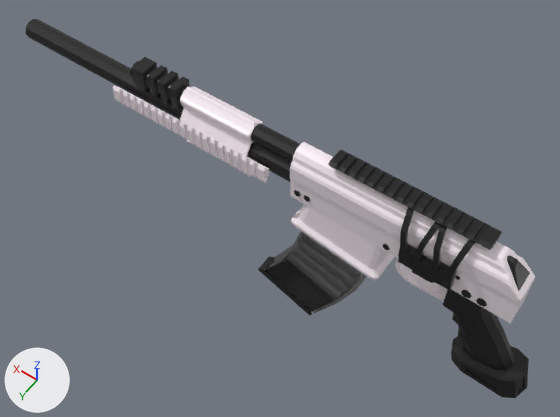
An edit to the Blender file Weapons/Saiga12.blend, drawn before and after from the same camera.
The view is the same before and after, from a 50 mm camera at (-3.13, 4.74, 7.5) aimed at (0.35, -0.13, -0.15). Arrows for +X, +Y and +Z are at lower left; the lights stay in place.
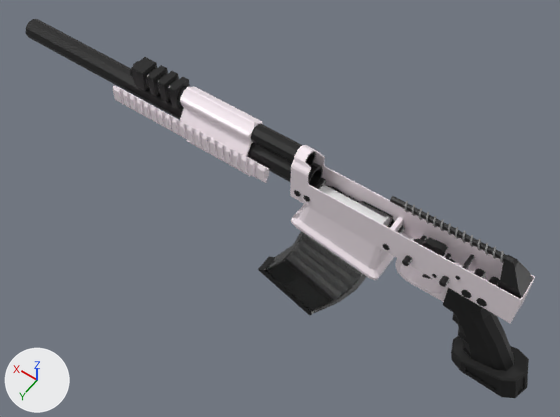
Boxes (x1, y1, x2, y2) around the edits, measured in the pictures (560 x 417 px):
'Cube', hidden: before (290, 142, 535, 302)
'Cube.013', hidden (black): before (328, 150, 502, 290)
'Cube.003', unchanged, uncovered by the edit: before (290, 179, 535, 323); after (290, 145, 535, 323)
'Cylinder.001', unchanged, uncovered by the edit: before (507, 255, 530, 291); after (390, 196, 533, 299)

The edits, one by one:
Object 'Cube.013' (ob_cube_013) is now hidden.
Object 'Cube' (ob_cube) is now hidden.
